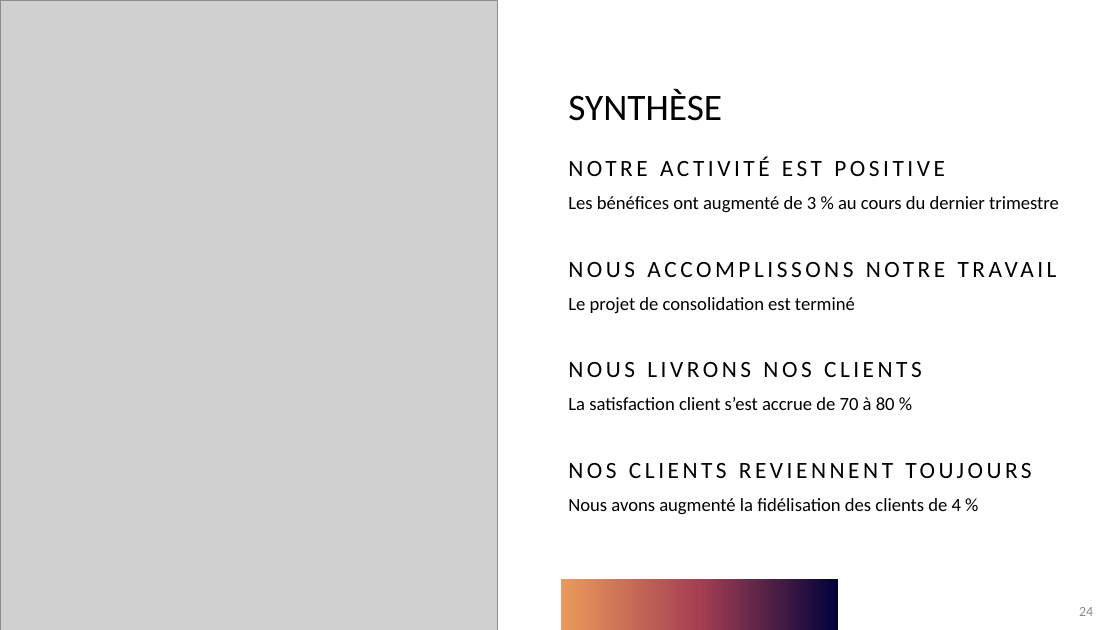
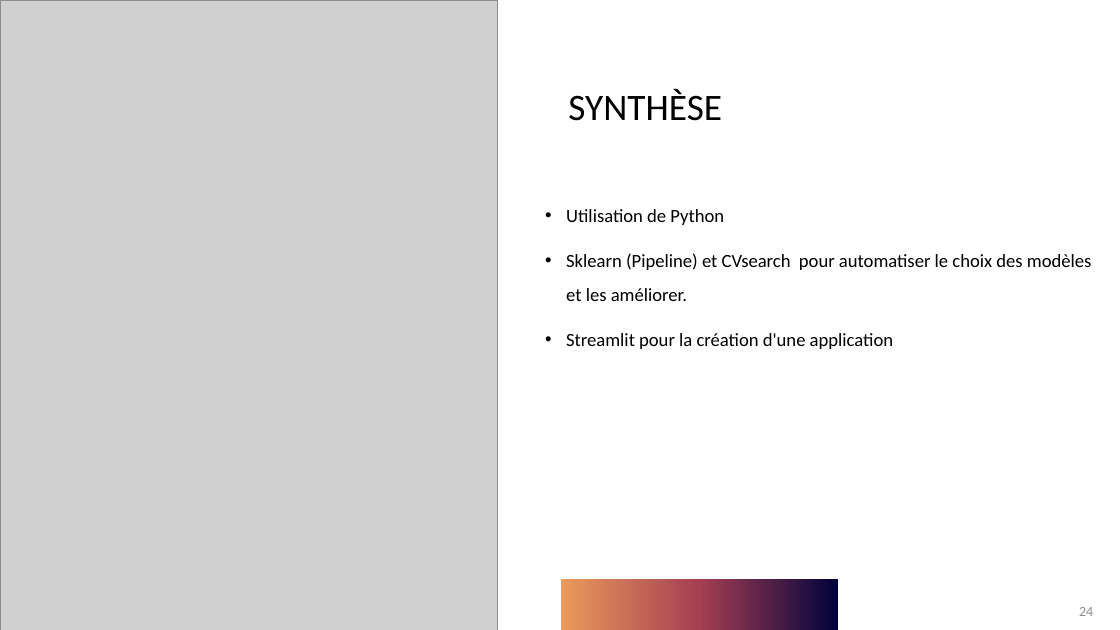
Before and after one commit to leabizbille/SMS_Spam, a slide deck: slide 24 of 3- Illustrations/Spam Classifier.pptx. Drawn at 1120x630 pixels with LibreOffice and Linux fonts; fonts in the diff are those of the drawing; grey boxes stand for pictures. Boxes give left, top, right and bottom in pixels: in the first picture for what was removed or moved away, otherwise in the second. Text is boxed around its words. In the diff, an @@ line names an element or a change of style, - is before the commit and + after.

```diff
--- a/3- Illustrations/Spam Classifier.pptx
+++ b/3- Illustrations/Spam Classifier.pptx
@@ text removed at (568, 157, 1059, 514) @@
-NOTRE ACTIVITÉ EST POSITIVE
-Les bénéfices ont augmenté de 3 % au cours du dernier trimestre
-NOUS ACCOMPLISSONS NOTRE TRAVAIL
-Le projet de consolidation est terminé
-NOUS LIVRONS NOS CLIENTS
-La satisfaction client s’est accrue de 70 à 80 %
-NOS CLIENTS REVIENNENT TOUJOURS
-Nous avons augmenté la fidélisation des clients de 4 %
@@ text added at (566, 209, 1092, 349), 16 pt, text #000000 @@
+• Utilisation de Python
+• Sklearn (Pipeline) et CVsearch pour automatiser le choix des modèles et les améliorer.
+• Streamlit pour la création d'une application
```
Also in this commit, not shown: 3 other slides changed, 3 slides added, 3 slides removed.
